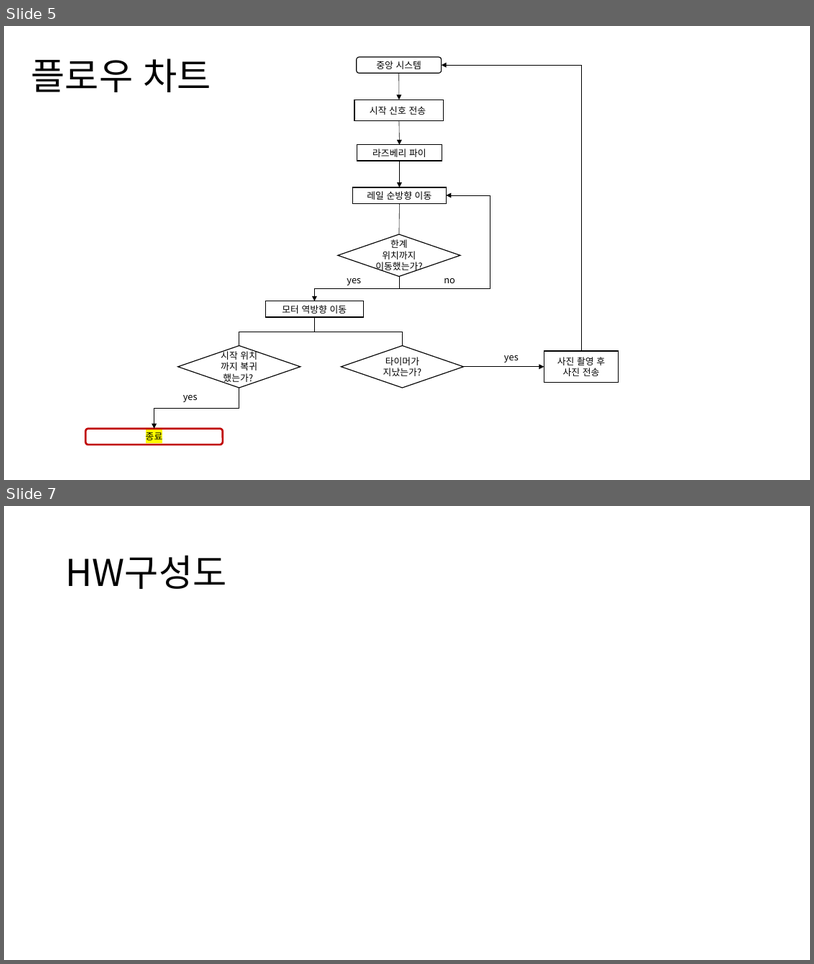
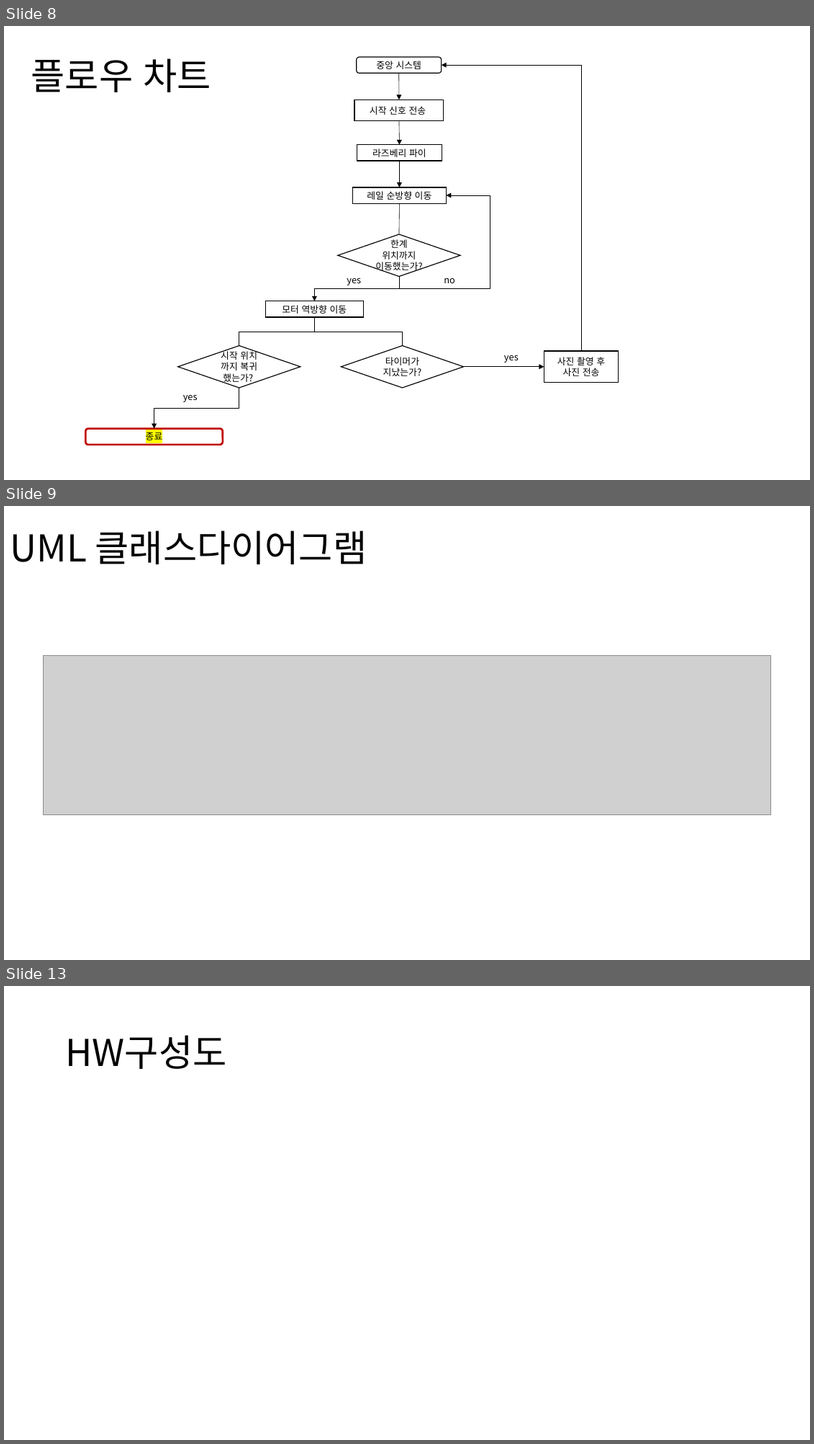
Before and after one commit to kang-beep/SmartForm_CameraModule, a slide deck: 스마트팜 카메라 모듈 구성도.pptx. Shown one above the other, each under a label of ours: slides 5 and 7 before the commit, slides 8, 9 and 13 after it; the slides between them are not shown. The pictures are 814x964 and 814x1444 pixels, drawn with LibreOffice and Linux fonts; fonts in the diff are those of the drawing; grey boxes stand for pictures. Boxes give left, top, right and bottom in pixels: in the first picture for what was removed or moved away, otherwise in the second. Text is boxed around its words. In the diff, an @@ line names an element or a change of style, - is before the commit and + after.

```diff
--- a/스마트팜 카메라 모듈 구성도.pptx
+++ b/스마트팜 카메라 모듈 구성도.pptx
@@ slide 9 added at [4,506,810,960], background #FFFFFF @@
@@ title added at [10,530,368,564], 44 pt, text #000000 @@
+UML 클래스다이어그램
@@ picture added at [44,656,771,815] @@
@@ what was slide 5 is now slide 8 @@
@@ what was slide 7 is now slide 13 @@
```
Also in this commit, not shown: 5 slides changed, 8 other slides added, 2 slides removed.
